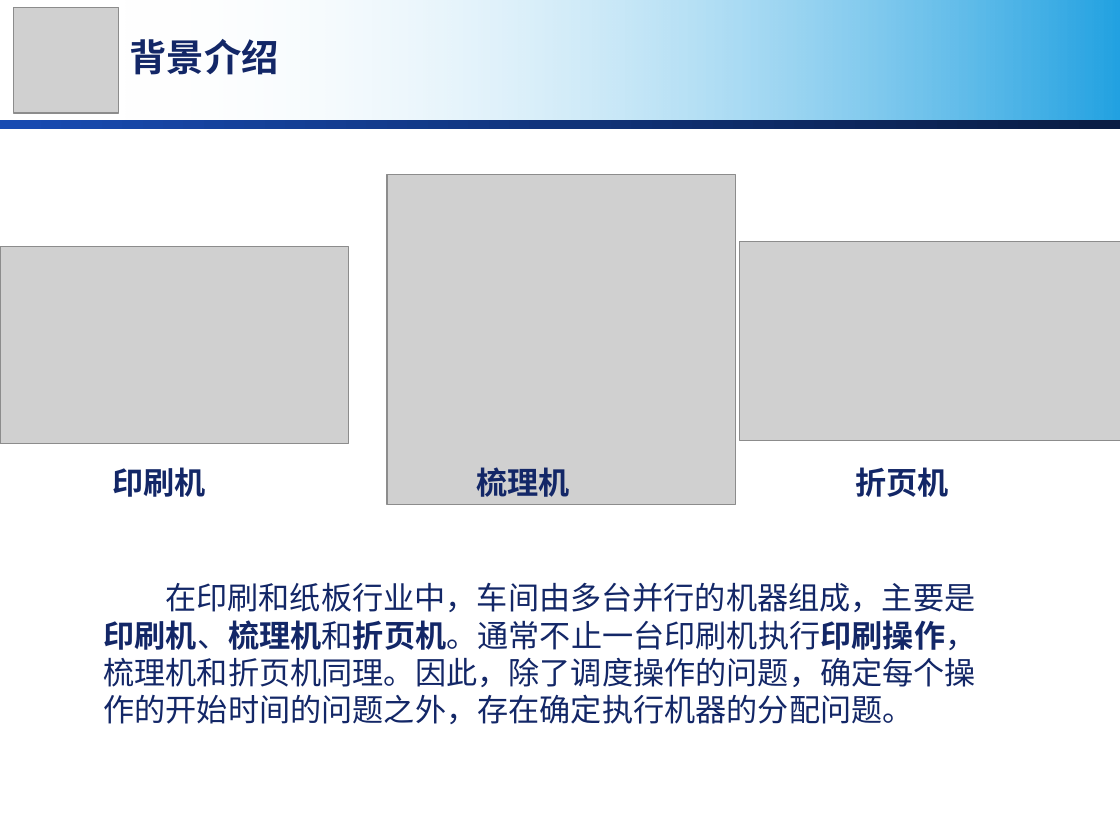
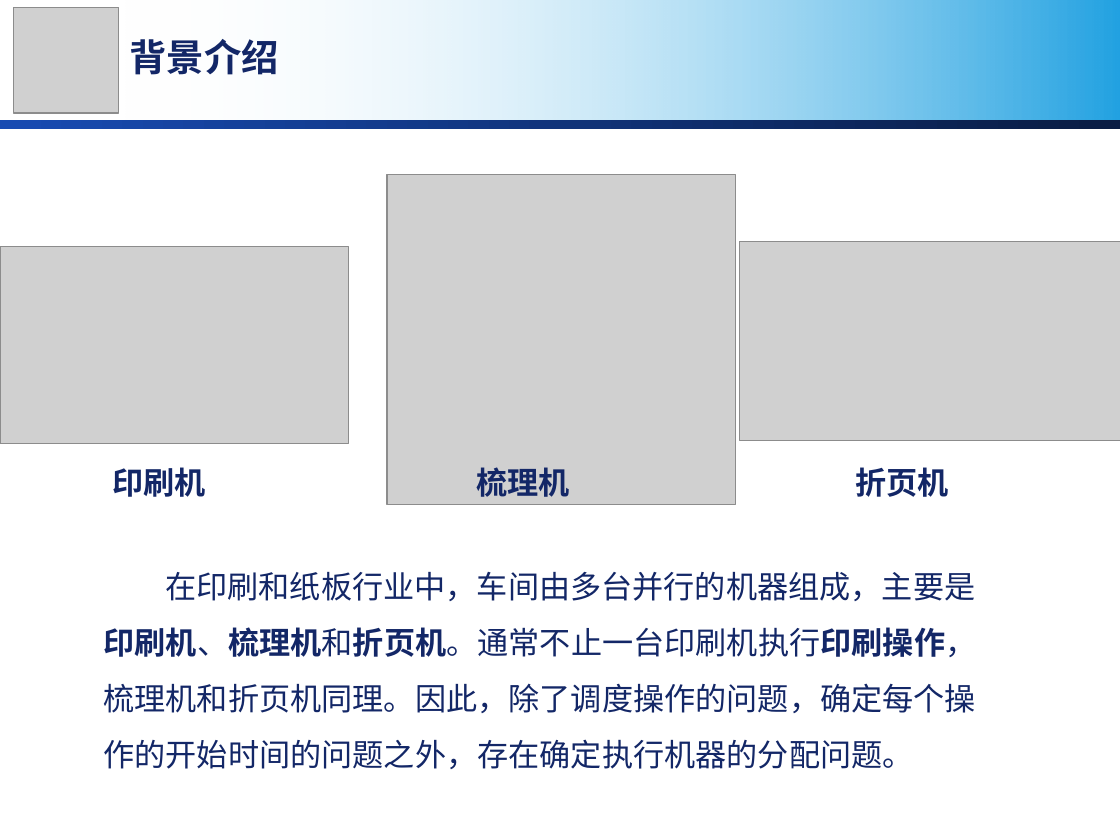
Before and after one commit to MirrichWangD/MUST, a slide deck: slide 4 of 管理學導論/presentation.pptx. Drawn at 1120x840 pixels with LibreOffice and Linux fonts; fonts in the diff are those of the drawing; grey boxes stand for pictures; background and template pictures are left out. Boxes give left, top, right and bottom in pixels: in the first picture for what was removed or moved away, otherwise in the second. Text is boxed around its words. In the diff, an @@ line names an element or a change of style, - is before the commit and + after.

```diff
--- a/管理學導論/presentation.pptx
+++ b/管理學導論/presentation.pptx
@@ text "在印刷和纸板行业中，车间由多台并行的机器组成，主要是印刷机、梳理机和折页机。通常不止一台印刷机执行印刷操作，梳理机和折页 ...": place and size @@
-text "在印刷和纸板行业中，车间由多台并行的机器组成，主要是印刷机、梳理机和折页机。通常不止一台印刷机执行印刷操作，梳理机和折页 ..." at (104, 583, 977, 724)
+text "在印刷和纸板行业中，车间由多台并行的机器组成，主要是印刷机、梳理机和折页机。通常不止一台印刷机执行印刷操作，梳理机和折页 ..." at (104, 572, 977, 769)
@@ text "在印刷和纸板行业中，车间由多台并行的机器组成，主要是印刷机、梳理机和折页机。通常不止一台印刷机执行印刷操作，梳理机和折页 ..." at (104, 572, 977, 769): line spacing 1 to 1.5 @@
```
Also in this commit, not shown: 8 other slides changed, 17 slides added.
